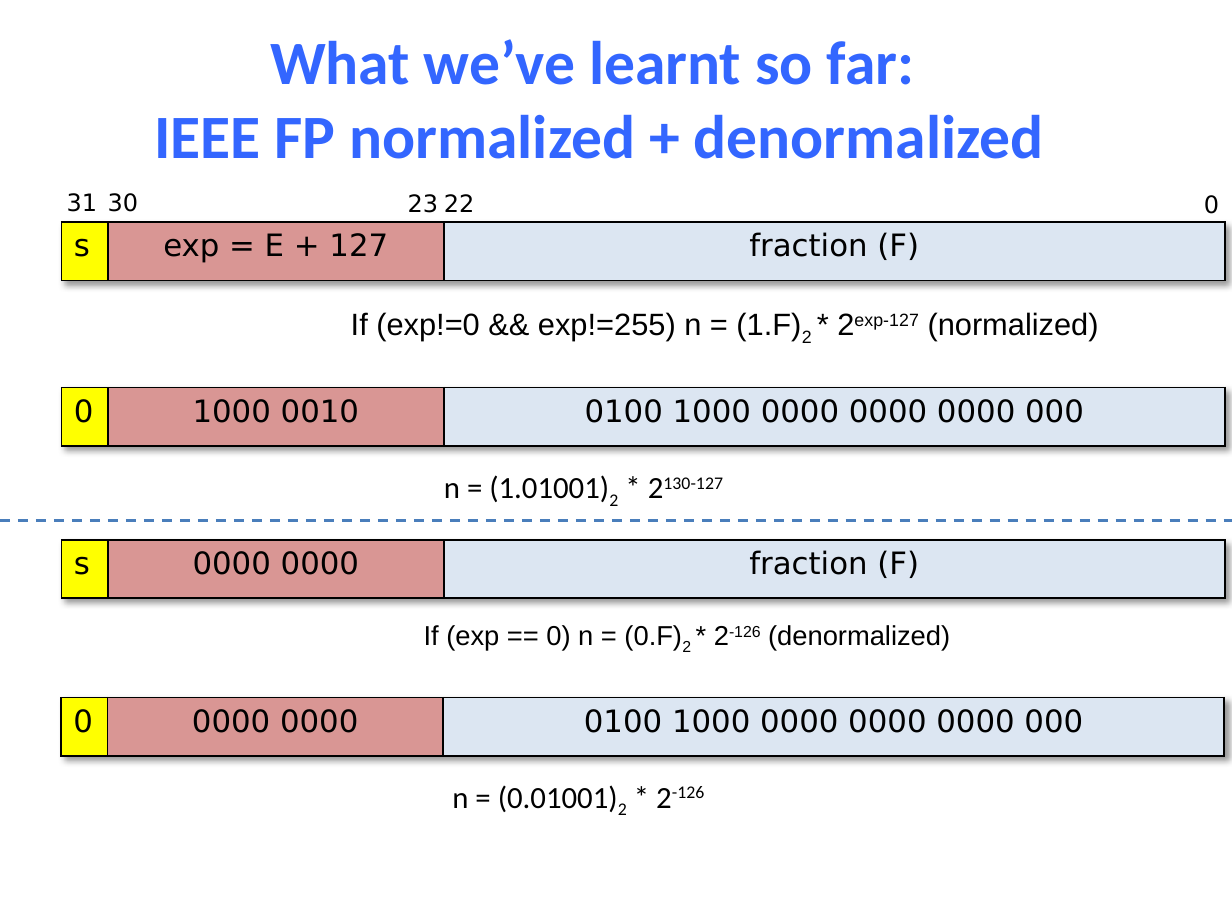
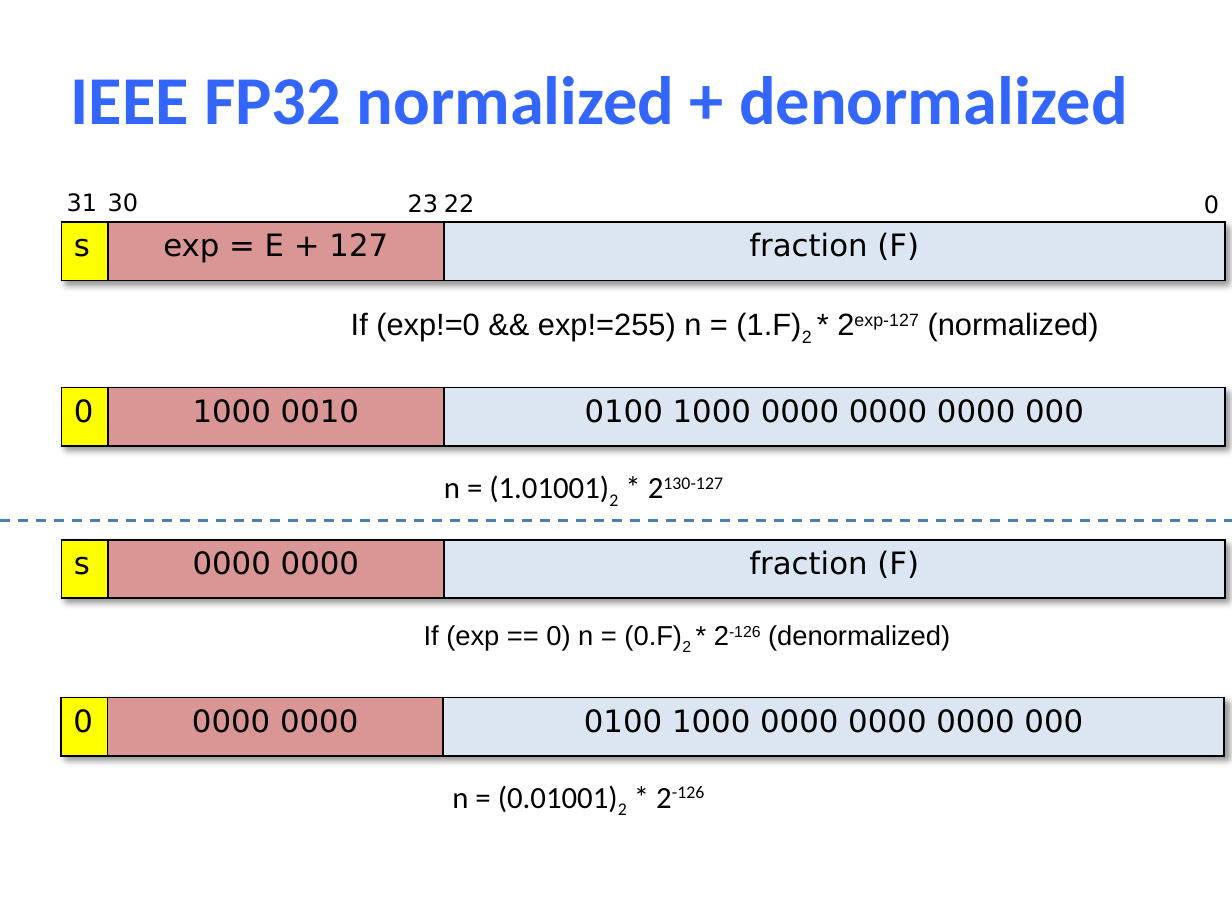
Before and after one commit to NYU-CSO/nyu-cso.github.io, a slide deck: slide 25 of notes/03-floats.pptx (slide 37 before the commit). Drawn at 1232x924 pixels with LibreOffice and Linux fonts; fonts in the diff are those of the drawing. Boxes give left, top, right and bottom in pixels: in the first picture for what was removed or moved away, otherwise in the second. Text is boxed around its words. In the diff, an @@ line names an element or a change of style, - is before the commit and + after.

```diff
--- a/notes/03-floats.pptx
+++ b/notes/03-floats.pptx
@@ title at <box>71,76,1128,125</box>: text changed; size 36 to 40 pt @@
-What we’ve learnt so far:
-IEEE FP normalized + denormalized
+IEEE FP32 normalized + denormalized
```
Also in this commit, not shown: 21 other slides changed, 5 slides added, 20 slides removed, 1 other file.
